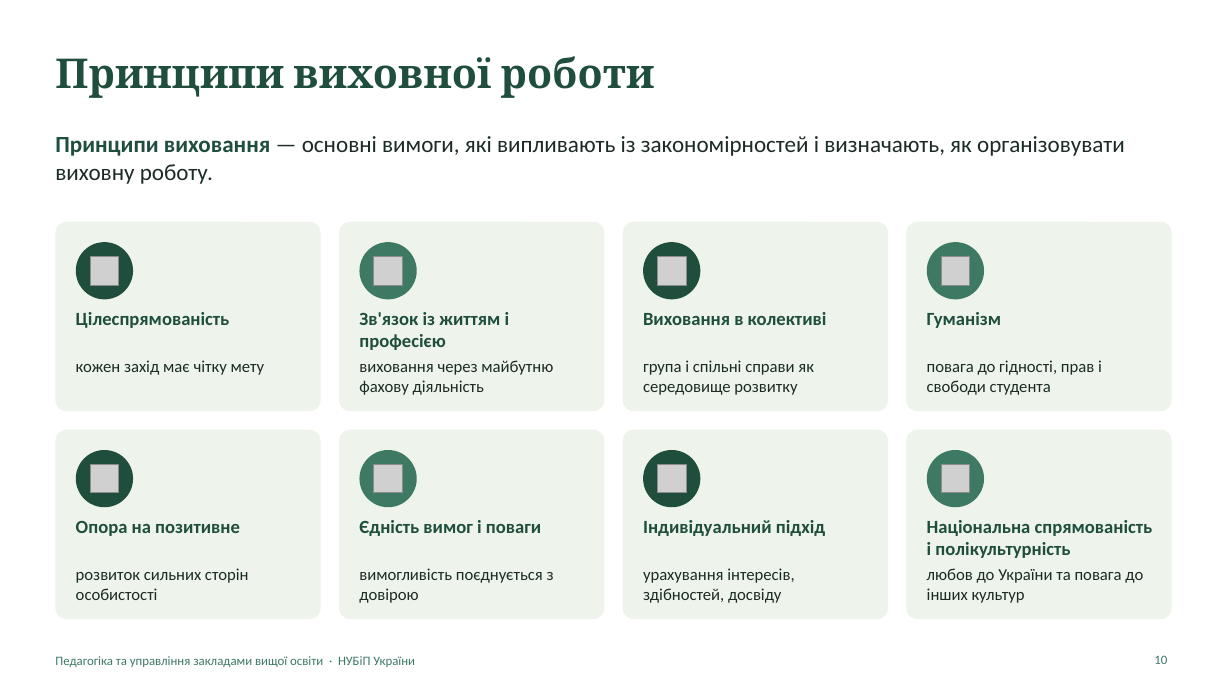
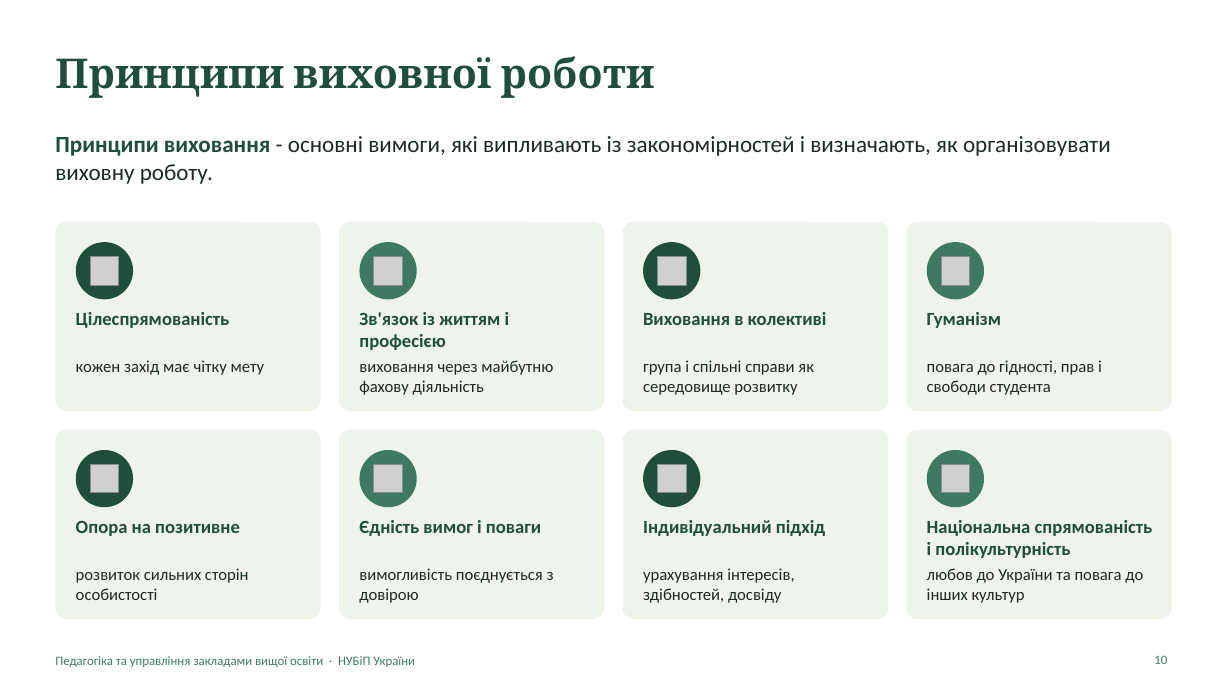
Before and after one commit to mzachepylo-png/kafedra, a slide deck: slide 10 of tmp/Vykhovannia_prezentatsiia.pptx. Drawn at 1232x693 pixels with LibreOffice and Linux fonts; fonts in the diff are those of the drawing; grey boxes stand for pictures. Boxes give left, top, right and bottom in pixels: in the first picture for what was removed or moved away, otherwise in the second. Text is boxed around its words. In the diff, an @@ line names an element or a change of style, - is before the commit and + after.

```diff
--- a/tmp/Vykhovannia_prezentatsiia.pptx
+++ b/tmp/Vykhovannia_prezentatsiia.pptx
@@ text at box(55, 136, 1111, 184): text changed @@
-Принципи виховання — основні вимоги, які випливають із закономірностей і визначають, як організовувати виховну роботу.
+Принципи виховання - основні вимоги, які випливають із закономірностей і визначають, як організовувати виховну роботу.
```
Also in this commit, not shown: 11 other slides changed, 1 other file.
